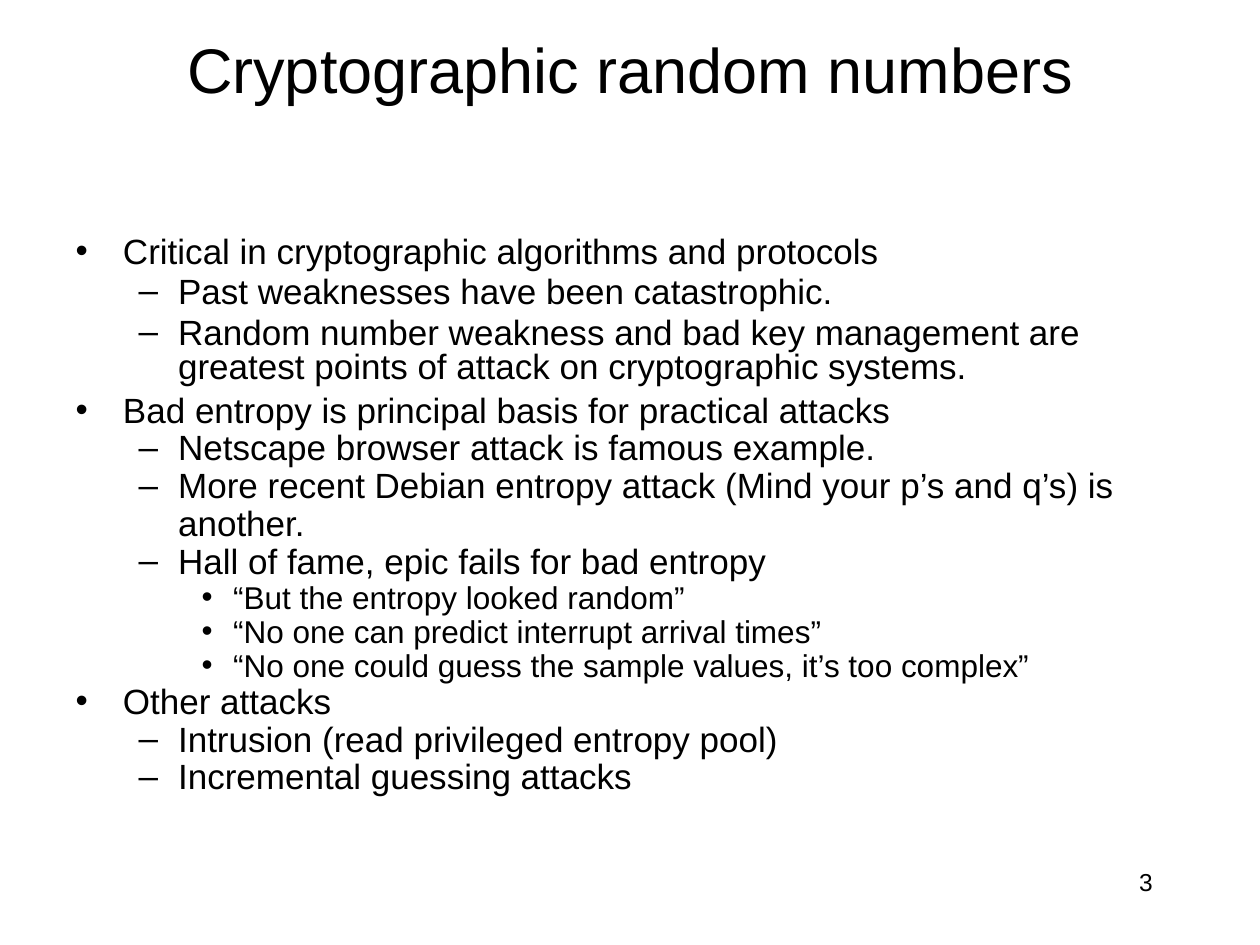
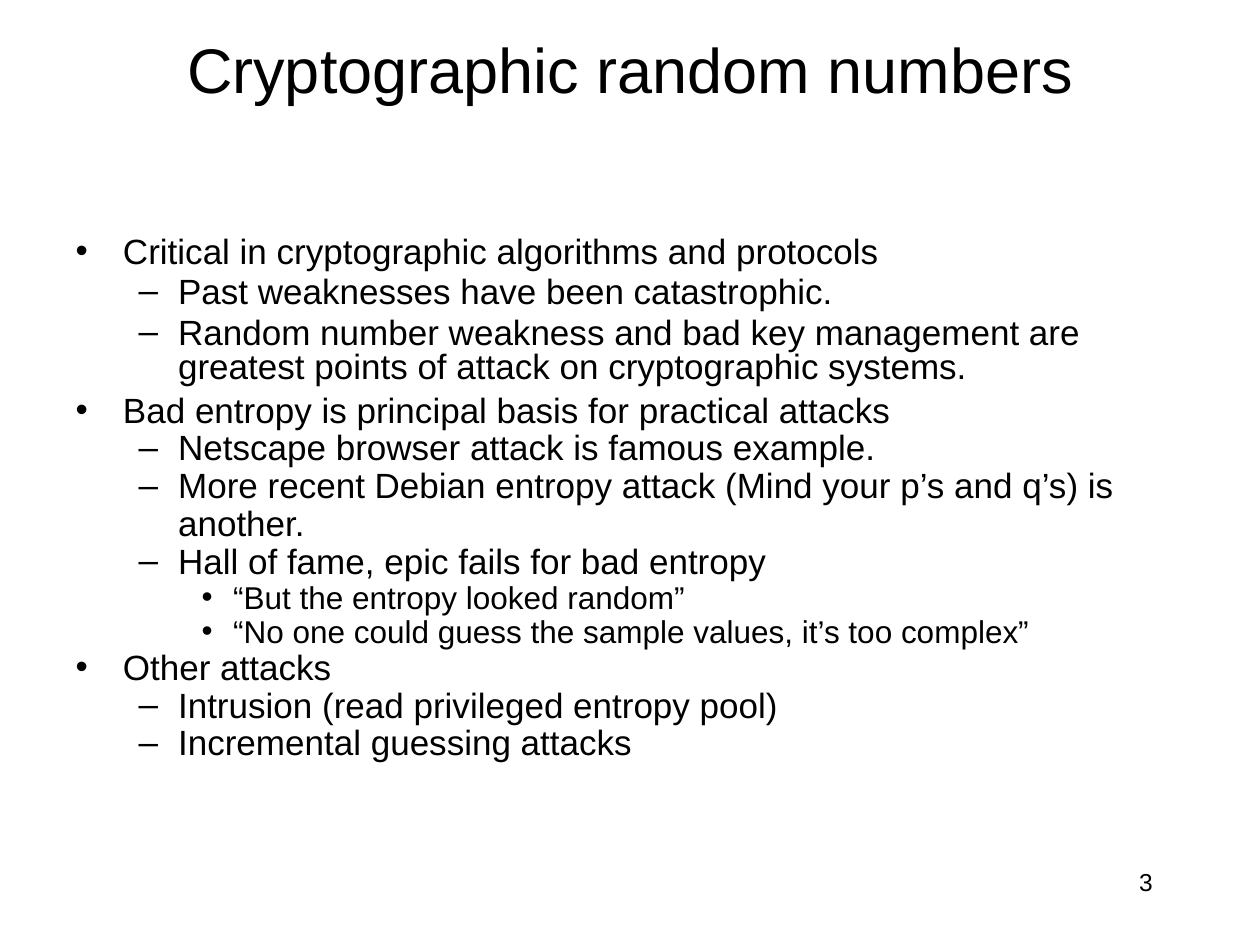
Before and after one commit to jlmucb/class_notes, a slide deck: slide 3 of BerkeleyClass/CS290Spring2013/Lectures/entropy_talk.pptx. Drawn at 1260x945 pixels with LibreOffice and Linux fonts; fonts in the diff are those of the drawing. Boxes give left, top, right and bottom in pixels: in the first picture for what was removed or moved away, otherwise in the second. Text is boxed around its words. In the diff, an @@ line names an element or a change of style, - is before the commit and + after.

```diff
--- a/BerkeleyClass/CS290Spring2013/Lectures/entropy_talk.pptx
+++ b/BerkeleyClass/CS290Spring2013/Lectures/entropy_talk.pptx
@@ text at [233,620,821,649]: paragraph removed @@
-    • “No one can predict interrupt arrival times”
```
Also in this commit, not shown: 9 other slides changed.
